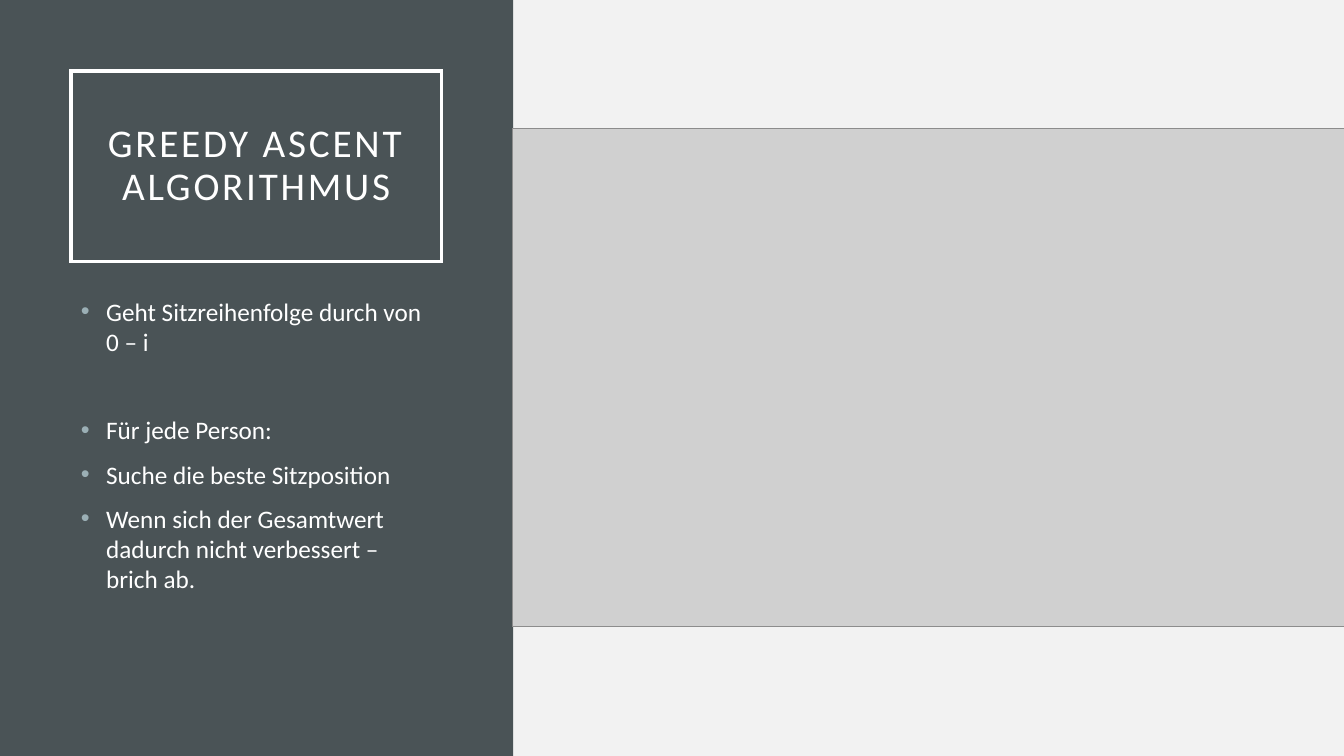
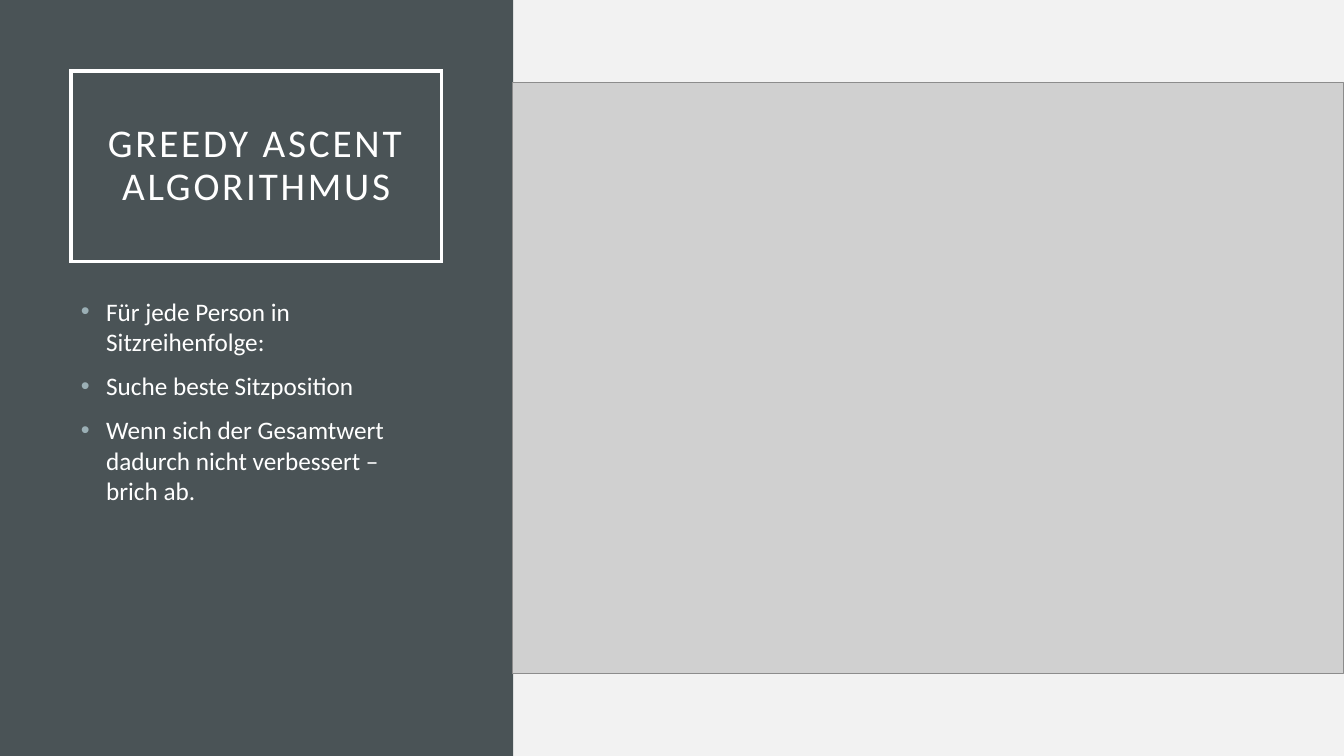
Before and after one commit to babyheroe/GWV, a slide deck: slide 5 of Johannsen_Gollek_Kock_Fuchs_GWV_Tutorial_11.pptx (slide 2 before the commit). Drawn at 1344x756 pixels with LibreOffice and Linux fonts; fonts in the diff are those of the drawing; grey boxes stand for pictures. Boxes give left, top, right and bottom in pixels: in the first picture for what was removed or moved away, otherwise in the second. Text is boxed around its words. In the diff, an @@ line names an element or a change of style, - is before the commit and + after.

```diff
--- a/Johannsen_Gollek_Kock_Fuchs_GWV_Tutorial_11.pptx
+++ b/Johannsen_Gollek_Kock_Fuchs_GWV_Tutorial_11.pptx
@@ picture: place and size @@
-picture at (513, 129, 1344, 627)
+picture at (512, 83, 1344, 674)
@@ text at (106, 303, 353, 399): text changed @@
-• Geht Sitzreihenfolge durch von 0 – i
-• Für jede Person:
-• Suche die beste Sitzposition
+• Für jede Person in Sitzreihenfolge:
+• Suche beste Sitzposition
```
Also in this commit, not shown: 2 other slides changed.
